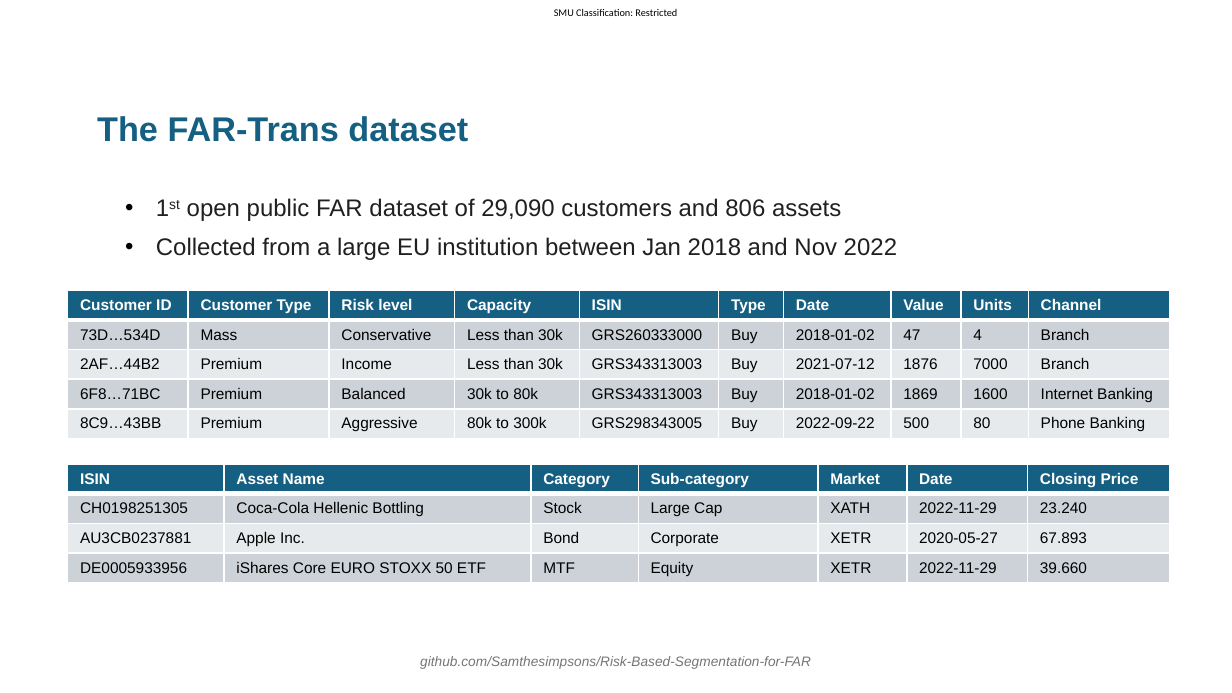
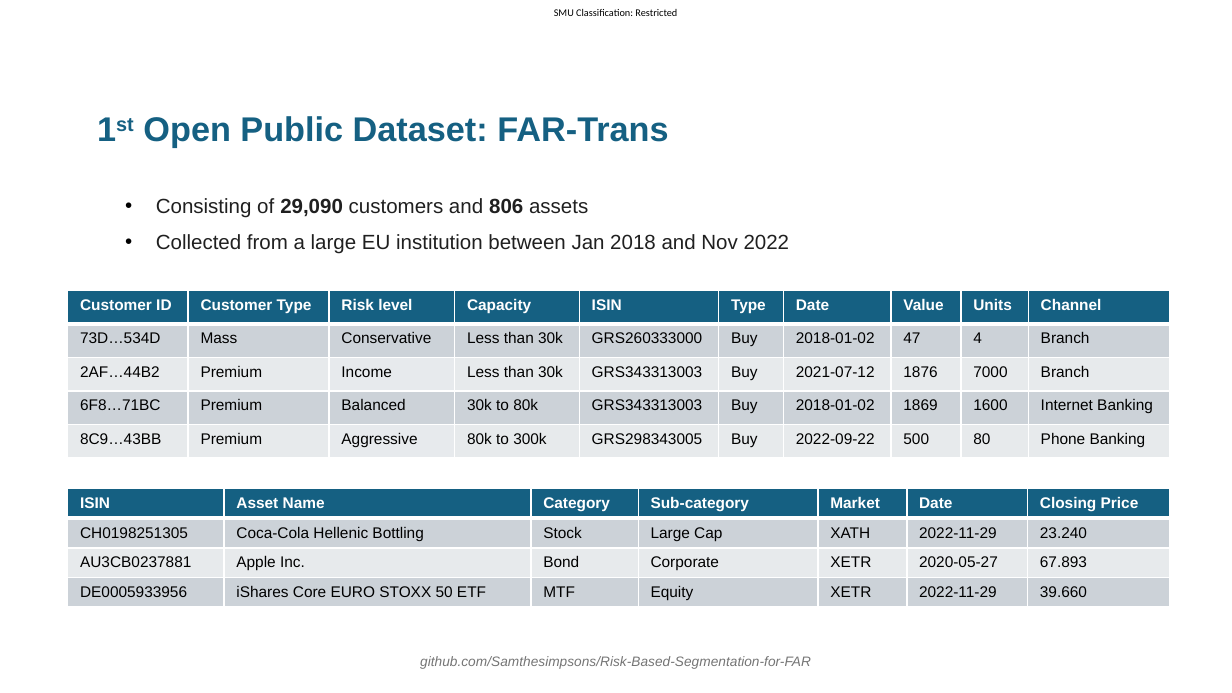
Before and after one commit to Samthesimpsons/Risk-Based-Segmentation-for-FAR, a slide deck: slide 4 of thesis/slides_draft_2/slides.pptx. Drawn at 1232x693 pixels with LibreOffice and Linux fonts; fonts in the diff are those of the drawing; background and template pictures are left out. Boxes give left, top, right and bottom in pixels: in the first picture for what was removed or moved away, otherwise in the second. Text is boxed around its words. In the diff, an @@ line names an element or a change of style, - is before the commit and + after.

```diff
--- a/thesis/slides_draft_2/slides.pptx
+++ b/thesis/slides_draft_2/slides.pptx
@@ title at bbox=[143, 116, 668, 147]: text changed @@
-The FAR-Trans dataset
+1st Open Public Dataset: FAR-Trans
@@ text at bbox=[156, 198, 588, 218]: text changed; size 14 to 12 pt @@
-• 1st open public FAR dataset of 29,090 customers and 806 assets
+• Consisting of 29,090 customers and 806 assets
@@ text at bbox=[156, 234, 790, 254]: size 14 to 12 pt in "Collected from a large EU institution between ..." @@
@@ table: place and size @@
-table at bbox=[68, 291, 1169, 445]
+table at bbox=[68, 291, 1169, 458]
@@ table: place and size @@
-table at bbox=[68, 464, 1169, 588]
+table at bbox=[68, 489, 1169, 612]
```
Also in this commit, not shown: 23 other slides changed.
